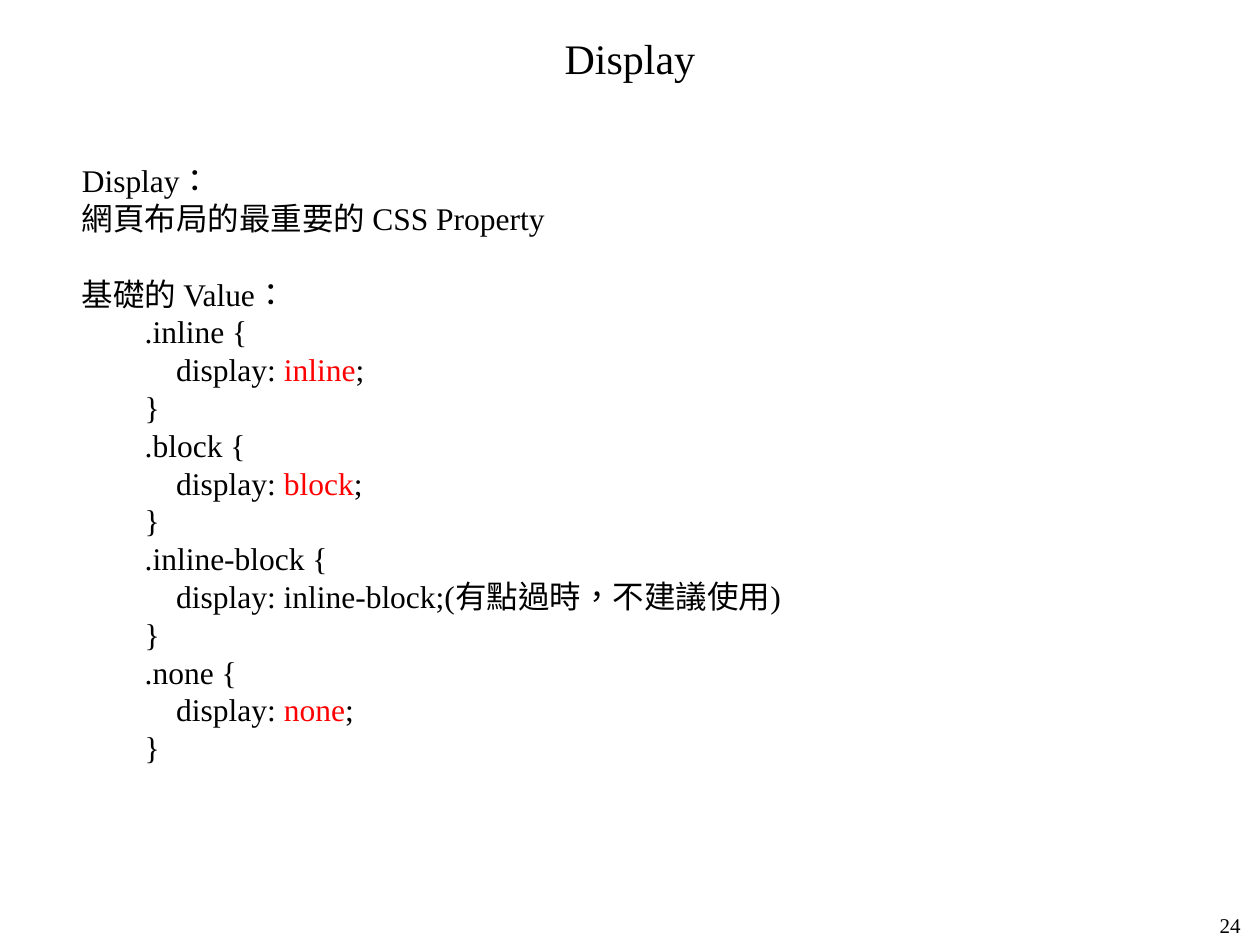
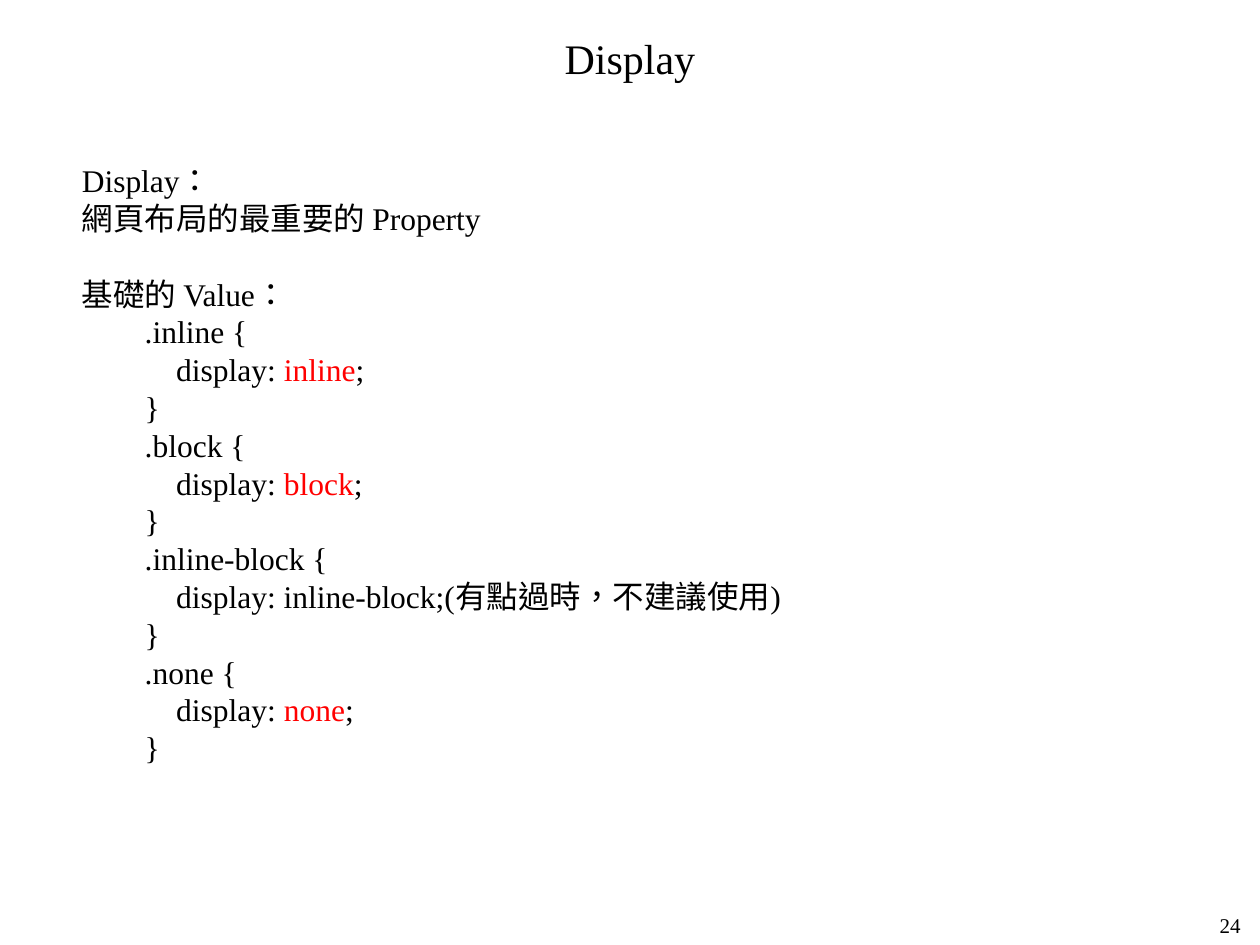
Before and after one commit to mar120434/2021_web_tutor, a slide deck: slide 24 of 靜態網頁.pptx. Drawn at 1260x945 pixels with LibreOffice and Linux fonts; fonts in the diff are those of the drawing. Boxes give left, top, right and bottom in pixels: in the first picture for what was removed or moved away, otherwise in the second. Text is boxed around its words. In the diff, an @@ line names an element or a change of style, - is before the commit and + after.

```diff
--- a/靜態網頁.pptx
+++ b/靜態網頁.pptx
@@ text at <box>82,198,480,236</box>: text changed @@
-網頁布局的最重要的 CSS Property
+網頁布局的最重要的 Property
```
Also in this commit, not shown: 6 other slides changed, 1 slide added, 2 other files.
